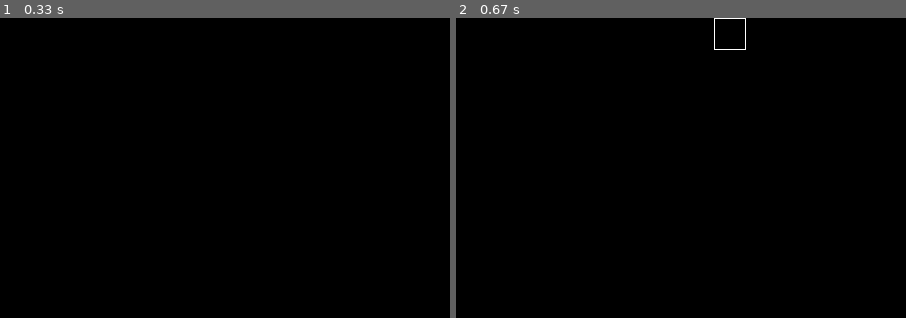
Above: before the commit, frames 1-2 (left to right).
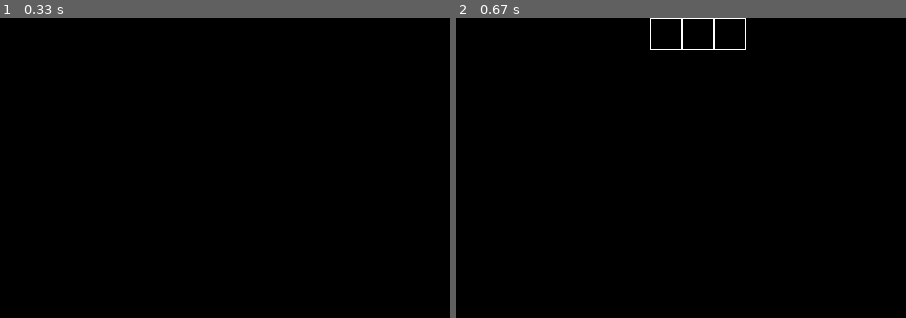
Above: after the commit, the same moments.

Repository: FoRVaiS/3522-assignment-1
Game: pygame game, started from src/cli.py
Two runs of this game, one before a commit and one after it. Both use one fixed random seed, a clock stepped at 60 frames per second and the inputs below.
Inputs:
- Up to frame 1 (0.33 s): no input
- Up to frame 2 (0.67 s): hold D from 0.33 s (still down)
The pictures show only the part of the screen within x 39-89%, y 0-50%; the shares and areas given below are measured in that part.

Frame 1 is identical in both runs. In frame 2, 0.2% of the frame differs, in the area x 43-58%, y 0-11%.

Commit message:
refactor(objects): create segments using snake objects

Diff:
--- a/src/GameObject.py
+++ b/src/GameObject.py
@@ -51,11 +51,8 @@
         for i in range(length):
             self.add_segment()
 
-    def add_segment(self) -> Entity:
-        x, y = self._tail.transform_component.x, self._tail.transform_component.y
-        width, height = self._tail.transform_component.width, self._tail.transform_component.height
-
-        segment = Entity(x, y, width, height)
+    def add_segment(self) -> 'Snake':
+        segment = Snake(0)
         segment.add_component(AiFollowComponent(self._tail))
 
         self._segments.append(segment)
